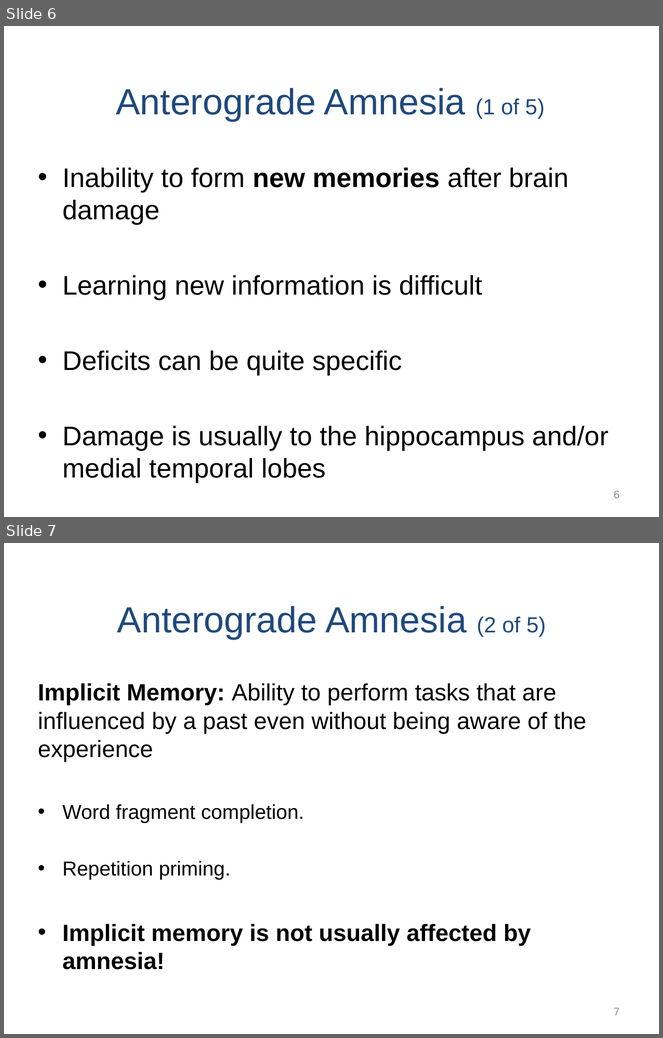
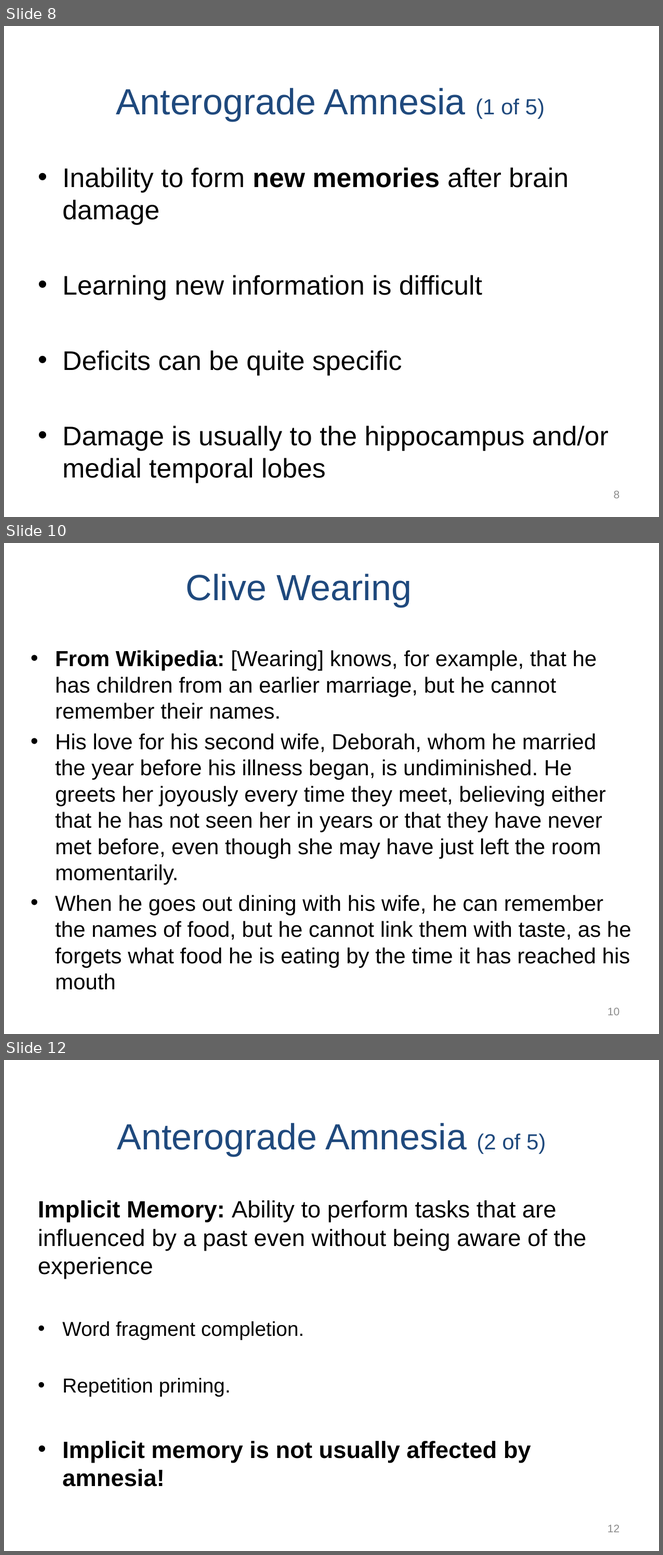
Before and after one commit to npm27/Teaching-Materials, a slide deck: Memory/Slides/Chapter 10.PPTX. Shown one above the other, each under a label of ours: slides 6 and 7 before the commit, slides 8, 10 and 12 after it; the slides between them are not shown. The pictures are 663x1038 and 663x1555 pixels, drawn with LibreOffice and Linux fonts; fonts in the diff are those of the drawing. Boxes give left, top, right and bottom in pixels: in the first picture for what was removed or moved away, otherwise in the second. Text is boxed around its words. In the diff, an @@ line names an element or a change of style, - is before the commit and + after.

```diff
--- a/Memory/Slides/Chapter 10.PPTX
+++ b/Memory/Slides/Chapter 10.PPTX
@@ slide 10 added at [4,543,659,1034], background #FFFFFF @@
@@ title added at [186,574,412,607], 40 pt, text #1F497D @@
+Clive Wearing
@@ text added at [55,650,632,990], 24 pt, text #000000 @@
+• From Wikipedia: [Wearing] knows, for example, that he has children from an earlier marriage, but he cannot remember their names.
+• His love for his second wife, Deborah, whom he married the year before his illness began, is undiminished. He greets her joyously every time they meet, believing either that he has not seen her in years or that they have never met before, even though she may have just left the room momentarily.
+• When he goes out dining with his wife, he can remember the names of food, but he cannot link them with taste, as he forgets what food he is eating by the time it has reached his mouth
@@ page number added at [608,1008,620,1016], 12 pt, text #8C8C8C @@
+10
@@ what was slide 6 is now slide 8 @@
@@ what was slide 7 is now slide 12 @@
@@ page number at [608,1525,620,1533]: text changed @@
-7
+12
```
Also in this commit, not shown: 3 slides changed, 10 other slides added.
